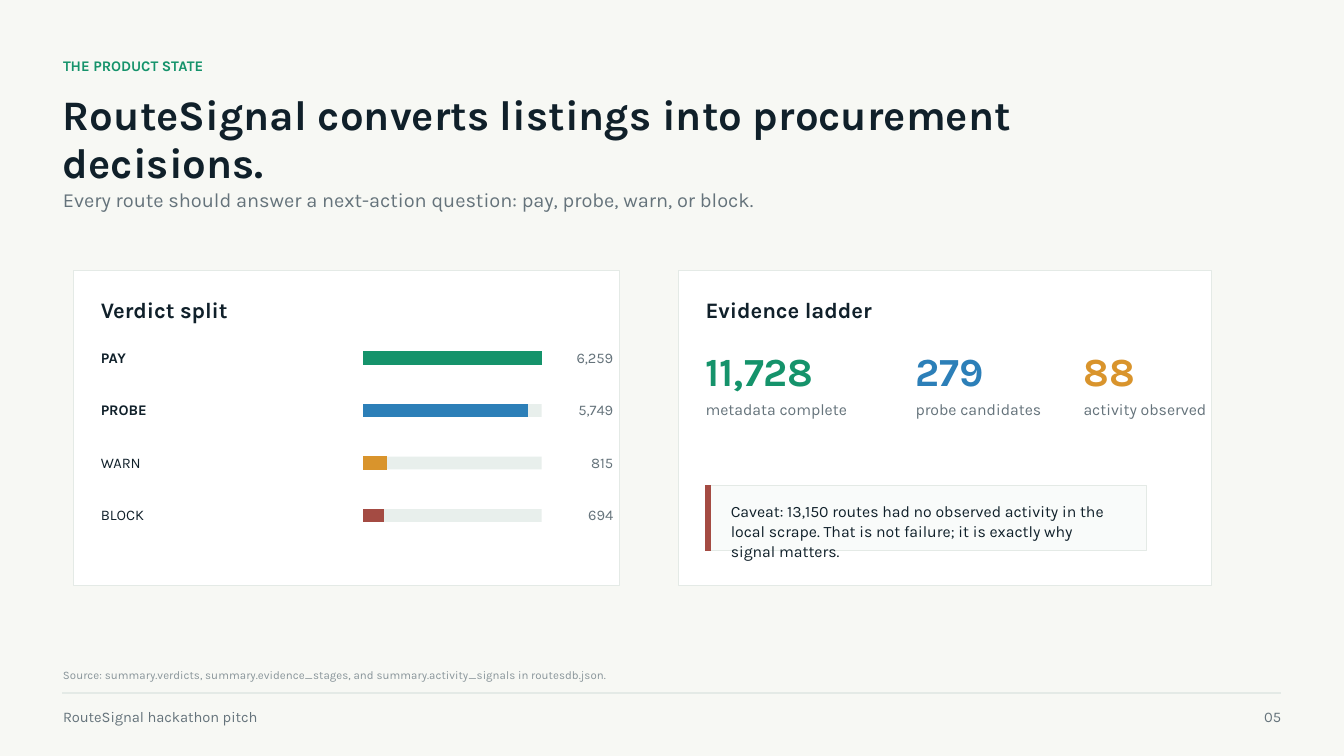
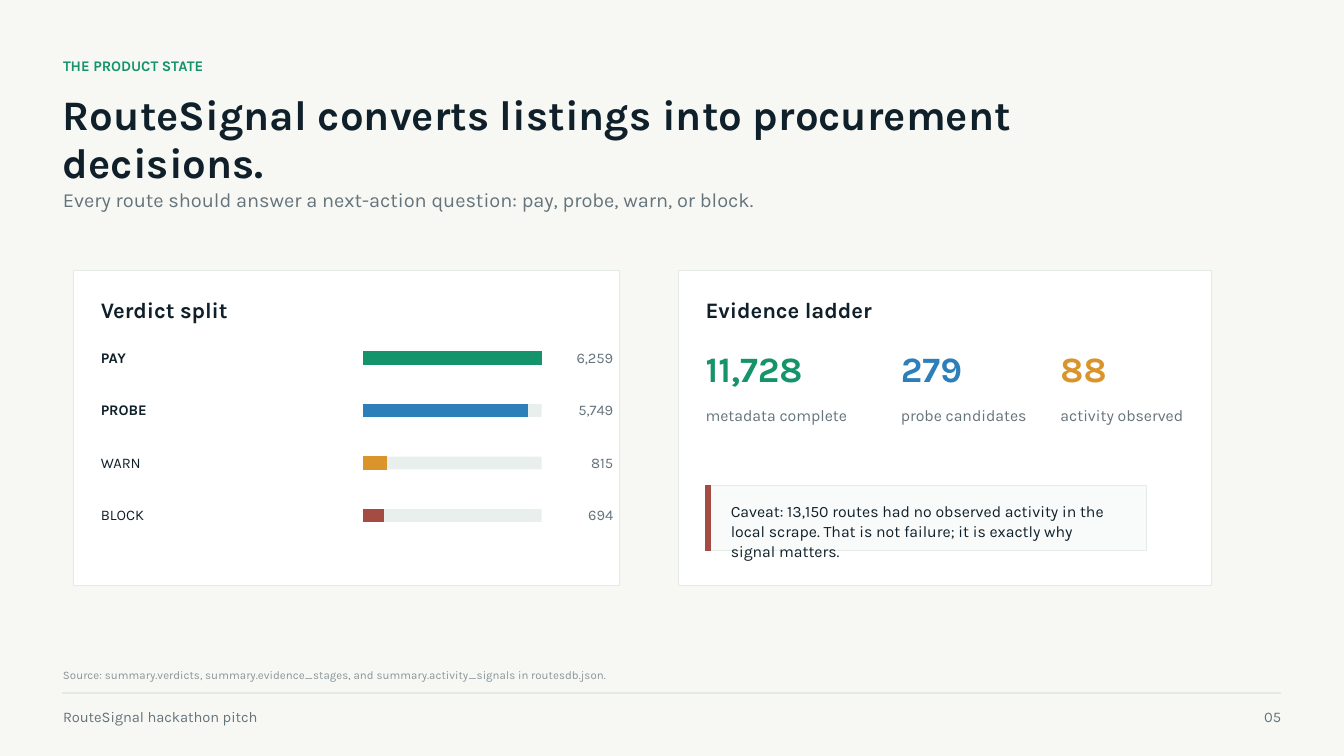
Before and after one commit to greenforestpath/routesignal, a slide deck: slide 5 of pitch/routesignal-hackathon-pitch.pptx. Drawn at 1344x756 pixels with LibreOffice and Linux fonts; fonts in the diff are those of the drawing. Boxes give left, top, right and bottom in pixels: in the first picture for what was removed or moved away, otherwise in the second. Text is boxed around its words. In the diff, an @@ line names an element or a change of style, - is before the commit and + after.

Commit message:
Tighten RouteSignal pitch render
Refine pitch metric sizing, slide spacing, and regenerated PowerPoint/render artifacts after visual layout adjustments.

Timestamp: 2026-05-21T04:11:05Z

```diff
--- a/pitch/routesignal-hackathon-pitch.pptx
+++ b/pitch/routesignal-hackathon-pitch.pptx
@@ text "279": place and size @@
-text "279" at (916,359,984,387)
+text "279" at (901,358,962,383)
@@ size 28.5 to 25.5 pt in 3 elements at (706,358,803,387), (901,358,962,383), (1060,358,1106,383) @@
@@ text "88": place and size @@
-text "88" at (1084,359,1135,387)
+text "88" at (1060,358,1106,383)
@@ text "metadata complete": place and size @@
-text "metadata complete" at (706,404,847,419)
+text "metadata complete" at (706,410,847,425)
@@ text "probe candidates": place and size @@
-text "probe candidates" at (916,404,1041,419)
+text "probe candidates" at (901,410,1027,425)
@@ text "activity observed": place and size @@
-text "activity observed" at (1084,404,1207,419)
+text "activity observed" at (1060,410,1184,425)
```
Also in this commit, not shown: 3 other slides changed, 18 other files.
